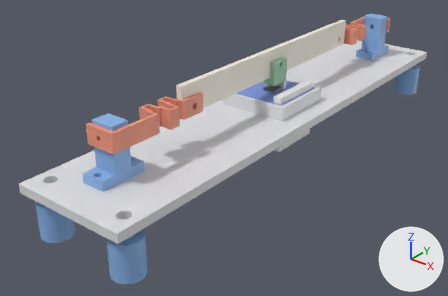
What one commit did to the Blender file Гитара_струна_тест.blend.
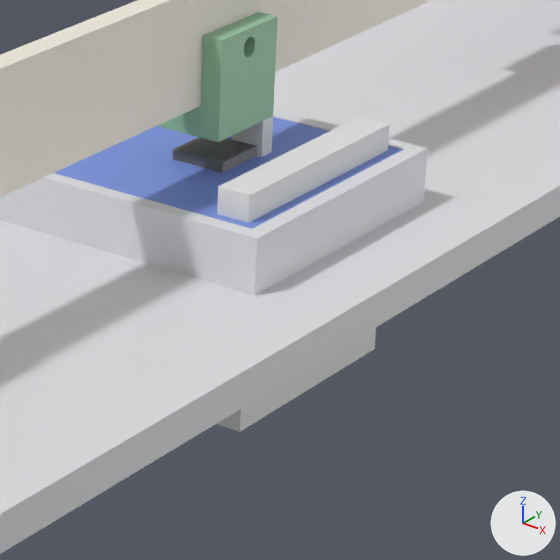
Each version is shown whole from a 50 mm lens placed at (119.3, -177.6, 87.4), pointed at (-9.0, -17.3, -12.0), then close up on the part from 50% to 79% of the width and 18% to 61% of the height. Arrows for +X, +Y and +Z are at lower right; the lights stay in place. The older version's two pictures come first.

In view in the first close-up: 'Cube', 'Cube.001', 'Г_обойма', 'плата_AS5600', 'плита_v2', 'струна', 'чип_AS5600'.
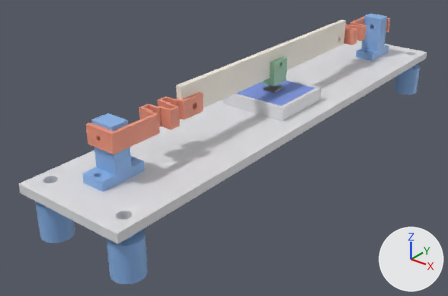
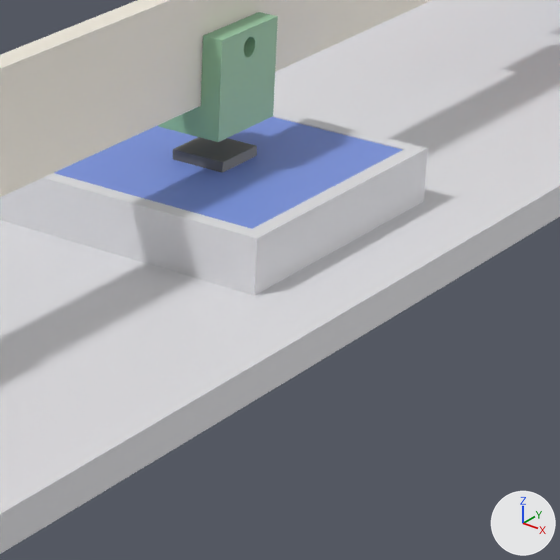
The change, as a list of edits to the scene's bpy script:
```text
Remove ob_cube:
    ob_cube = bpy.data.objects.new('Cube', me_cube_003)
    ob_cube.location = (1.5, 3.25, 9.3)
    ob_cube.rotation_euler = (-1.571, 0.0, 1.571)  # degrees (-90, 0, 90)
Remove ob_cube_001:
    ob_cube_001 = bpy.data.objects.new('Cube.001', me_cube_005)
    ob_cube_001.location = (8.87, 0.07, -0.26)
    ob_cube_001.scale = (1.0, 1.0, 8.32)
```

Location of each change, [x1, y1, x2, y2] in pixels of the close-ups (560 x 560 px):
'Cube.001', deleted
    before: [217, 117, 389, 432]
'Cube', deleted
    before: [232, 116, 273, 157]
